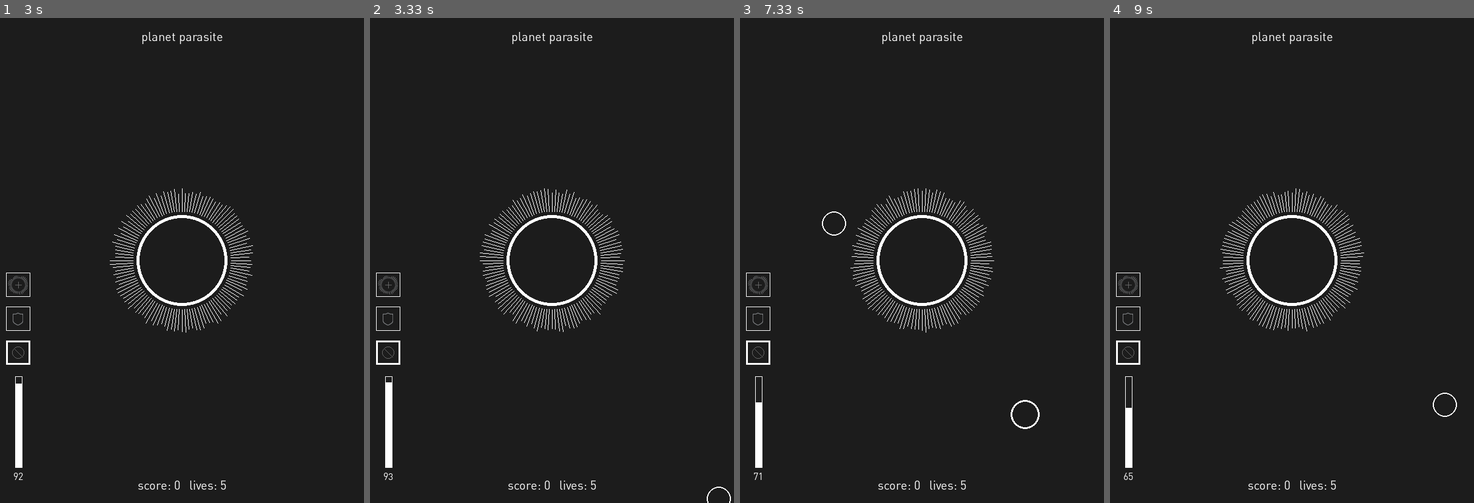
Above: before the commit, frames 1-4 (left to right).
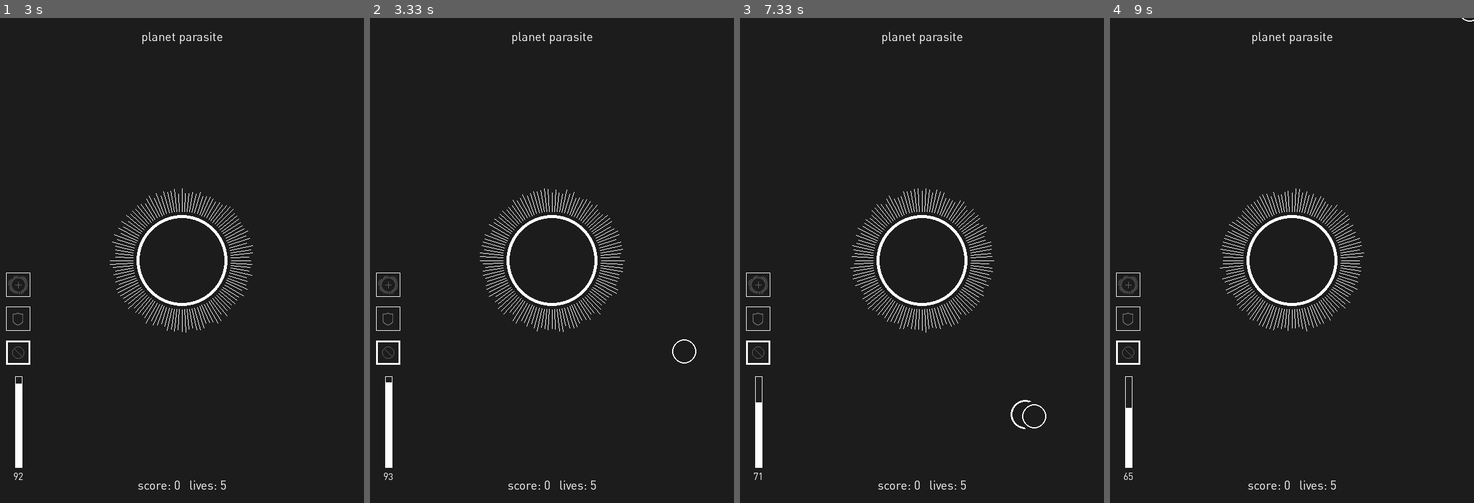
Above: after the commit, the same moments.

Repository: selenazhen/planetParasite
Game: pygame game, started from Game.py
Two runs of this game, one before a commit and one after it. Both use one fixed random seed, a clock stepped at 60 frames per second and the inputs below.
Inputs:
- Up to frame 1 (3 s): tap Space at 0.33, 0.73, 1.03, 1.23, 1.57, 1.87, 2.07, 2.37, 2.63, 2.97 s; hold Right 0.67-1.13 s; hold Up 1.17-1.47 s; tap 0 at 1.32, 2.72 s; hold Right 1.5-1.97 s; hold Left 2-2.53 s; tap 1 at 2.15 s; hold Down 2.57-2.87 s; hold Left from 2.9 s (still down)
- Up to frame 2 (3.33 s): tap Space at 3.27 s; release Left at 3.3 s
- Up to frame 3 (7.33 s): hold Up 3.33-3.7 s; tap Space at 3.4, 3.8, 4.1, 4.87, 5.17, 5.37, 5.67, 5.87, 6.2, 6.5, 6.7, 7, 7.27 s; tap 1 at 3.48, 4.95, 6.28 s; hold Right 3.73-4.37 s; tap 0 at 3.88, 5.45, 6.78 s; hold Left 4.8-5.27 s; hold Right 5.3-5.77 s; hold Up 5.8-6.1 s; hold Right 6.13-6.6 s; hold Left 6.63-7.17 s; hold Down from 7.2 s (still down)
- Up to frame 4 (9 s): release Down at 7.5 s; hold Left 7.53-7.93 s; tap Space at 7.6, 7.9, 8.03, 8.43, 8.73 s; tap 1 at 7.68 s; hold Up 7.97-8.33 s; tap 0 at 8.12 s; hold Right from 8.37 s (still down)

Frame 1 is identical in both runs. In frame 2, less than 0.1% of the frame differs, in the area x 83-100%, y 66-100%; in frame 3, 0.1%, in the area x 22-85%, y 39-85%; in frame 4, less than 0.1%.

Commit message:
added tentacle len

Diff:
--- a/Game.py
+++ b/Game.py
@@ -29,6 +29,7 @@
         # self.capturedGroup = pygame.sprite.Group()
         self.eatMeInvGroup = pygame.sprite.Group()
         self.eatMeStopGroup = pygame.sprite.Group()
+        self.eatMeTenGroup =  pygame.sprite.Group()
 
         self.titleGroup = pygame.sprite.Group()
         self.parasiteTitle = pygame.sprite.Group()
@@ -244,13 +245,16 @@
             # print ('new planet')
 
         #add eat me powerups
-        if self.frameCount % random.randrange(500,700) == 0:
-            eatMeColors = [YELLOW,BLUE]
+        if self.frameCount % random.randrange(100,150) == 0:
+            # eatMeColors = [YELLOW,BLUE,GREEN]
+            eatMeColors = [GREEN]
             eatMe = Planet(0,random.choice(eatMeColors))
             if eatMe.color == YELLOW: #if invincibility planet
                 self.eatMeInvGroup.add(eatMe)
             elif eatMe.color == BLUE: #if stop
                 self.eatMeStopGroup.add(eatMe)
+            elif eatMe.color == GREEN: #if ten len
+                self.eatMeTenGroup.add(eatMe)
 
         for parasite in self.parasite:
             if self.attack:
@@ -280,6 +284,13 @@
                     self.eatMeInvGroup.remove(eatMeInv)
                     self.eatMeInv = "collected"
                     print ('eat me inv collected')
+                #if collide with ten len invincible
+                collisionEatMeInvList = pygame.sprite.spritecollide(parasite,self.eatMeTenGroup,  False,
+                                pygame.sprite.collide_circle)
+                for eatMeTen in collisionEatMeInvList:
+                    self.eatMeTenGroup.remove(eatMeTen)
+                    self.eatMeTen = "collected"
+                    print ('eat me ten collected')
                 #if invincibility is not on, inhabited can harm parasite
                 if not self.eatMeInv == "enabled":
                     collisionInhabitedList = pygame.sprite.spritecollide(parasite,self.formedInhabitedGroup,  False,
@@ -318,6 +329,7 @@
         self.parasite.draw(screen)
         self.eatMeInvGroup.draw(screen)
         self.eatMeStopGroup.draw(screen)
+        self.eatMeTenGroup.draw(screen)
 
         for div in range(self.divisions):
             divAngle = div*((math.pi*2)/self.divisions)
@@ -384,8 +396,10 @@
             pygame.draw.rect(screen,YELLOW,(eTX-20,eTY,40,40))
         if self.eatMeTen == "enabled":
             self.eatMeTenCount += 1
+            self.tentaclesMin = 45
+            self.tentaclesMax = 60
             pygame.draw.rect(screen,RED,(eTX-20,eTY,40,40))
-            if self.eatMeTenCount >= 100: #timer ends for eatme powerup
+            if self.eatMeTenCount >= 300: #timer ends for eatme powerup
                 self.eatMeTen = "empty"
                 self.eatMeTenCount = 0
         if (self.eatMeTen == "empty"):
--- a/gVariables.py
+++ b/gVariables.py
@@ -15,6 +15,7 @@
 # YELLOW = (251,232,51)
 YELLOW = (255,214,42)
 BLUE = (87,165,238)
+GREEN = (146,206,122)
 
 
 
--- a/pygamegame.py
+++ b/pygamegame.py
@@ -74,6 +74,7 @@
         self.eatMeInv = "empty"
         self.eatMeTen = "empty"
         self.eatMeStopCount = 0
+        self.eatMeTenCount = 0
         self.eatMeCurr = 1
         self.eatMeCurrLine = 3
 
@@ -192,6 +193,8 @@
                     eatMeStop.move(self.hSpeed,self.vSpeed)
                 for eatMeInv in self.eatMeInvGroup:
                     eatMeInv.move(self.hSpeed,self.vSpeed)
+                for eatMeTen in self.eatMeTenGroup:
+                    eatMeTen.move(self.hSpeed,self.vSpeed)
 
             #if splash screen on
             if not self.gamePlay and not self.instructions:
